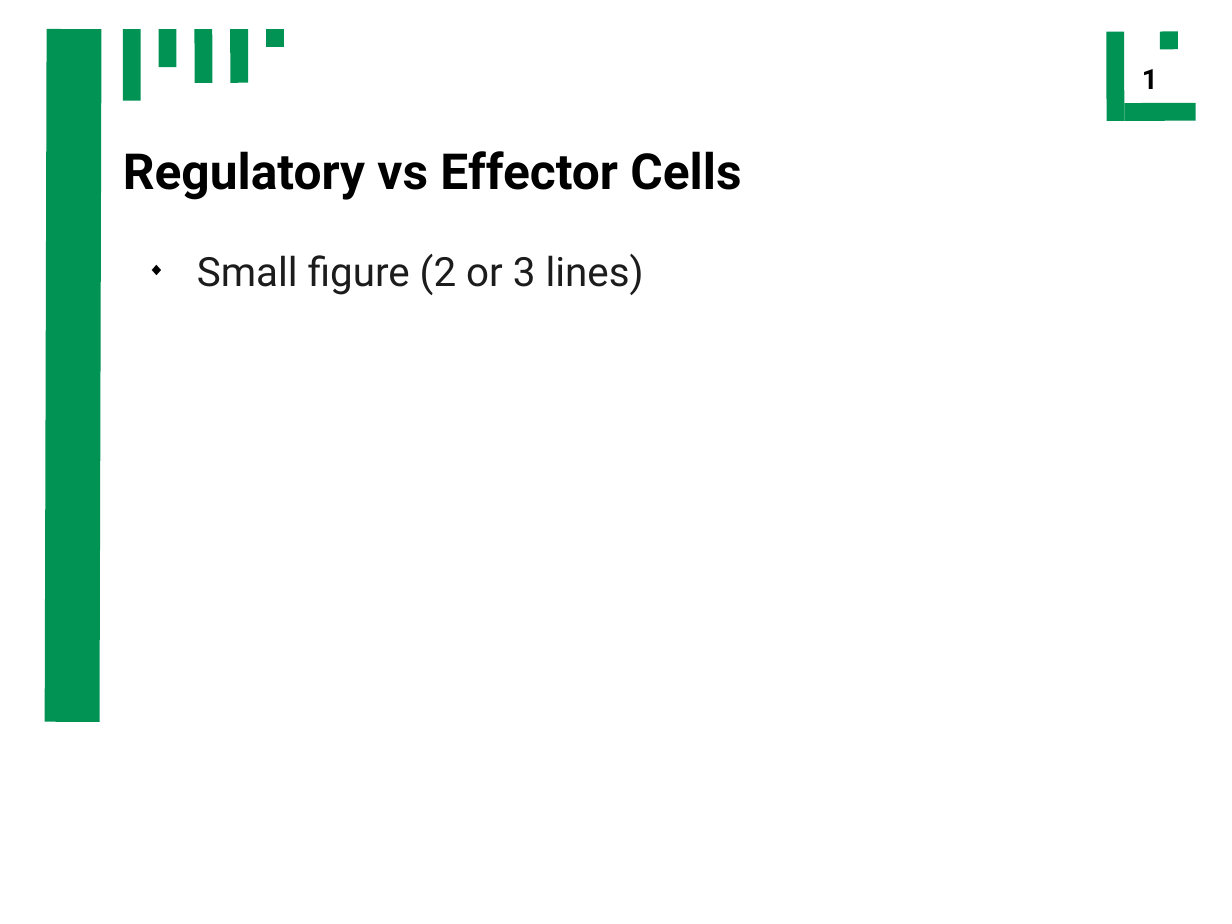
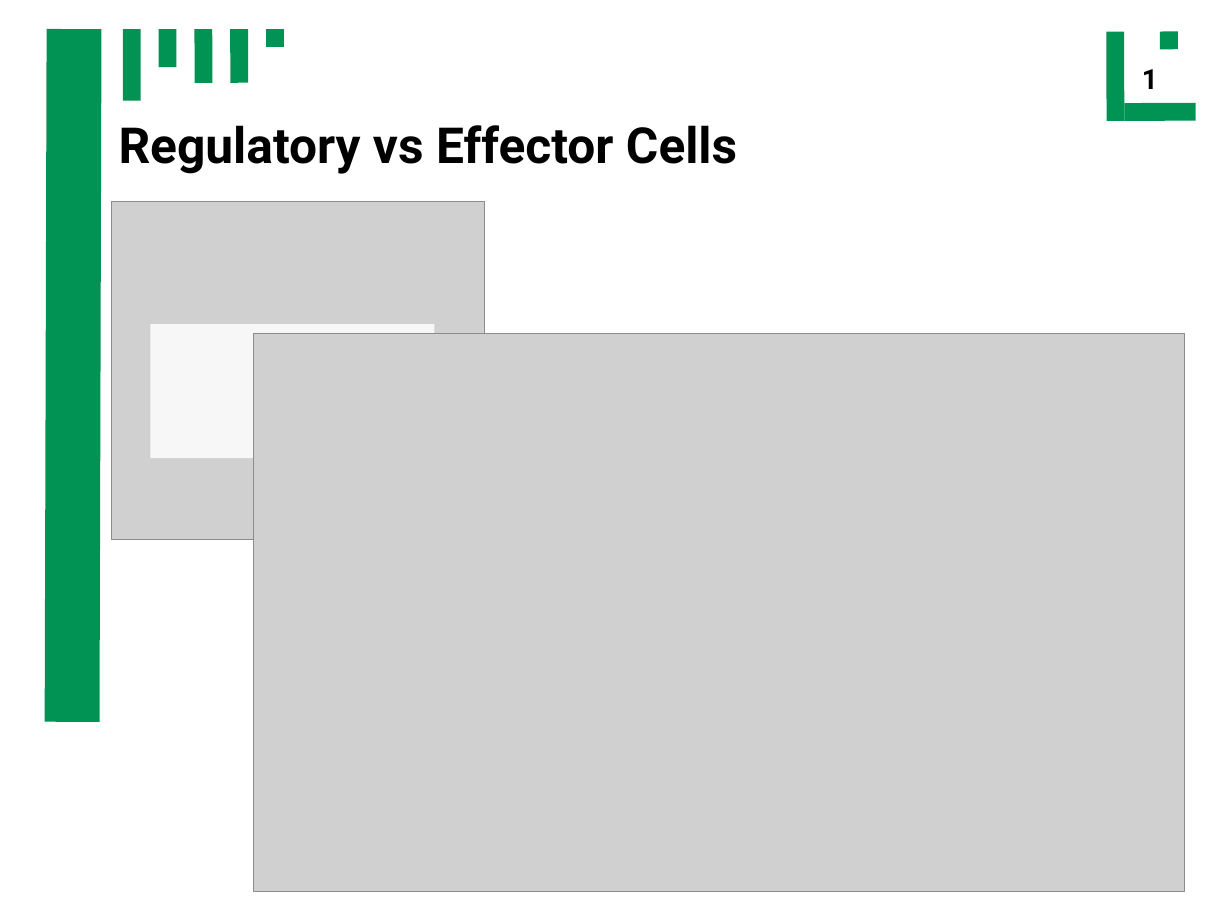
Before and after one commit to ch4perone/HaveFunWithSysBio, a slide deck: slide 11 of presentation.odp (slide 10 before the commit). Drawn at 1232x924 pixels with LibreOffice and Linux fonts; fonts in the diff are those of the drawing; grey boxes stand for pictures. Boxes give left, top, right and bottom in pixels: in the first picture for what was removed or moved away, otherwise in the second. Text is boxed around its words. In the diff, an @@ line names an element or a change of style, - is before the commit and + after.

```diff
--- a/presentation.odp
+++ b/presentation.odp
@@ title "Regulatory vs Effector Cells": place and size @@
-title "Regulatory vs Effector Cells" at (123,151,741,200)
+title "Regulatory vs Effector Cells" at (119,125,737,174)
@@ picture added at (112,201,485,540) @@
@@ text removed at (197,254,644,295) @@
-◆ Small figure (2 or 3 lines)
@@ rectangle added at (151,324,435,458), fill #FFFFFF at 85% opacity @@
@@ picture added at (254,333,1185,892) @@
```
Also in this commit, not shown: 5 other slides changed, 7 slides added, 3 slides removed, 9 other files.
